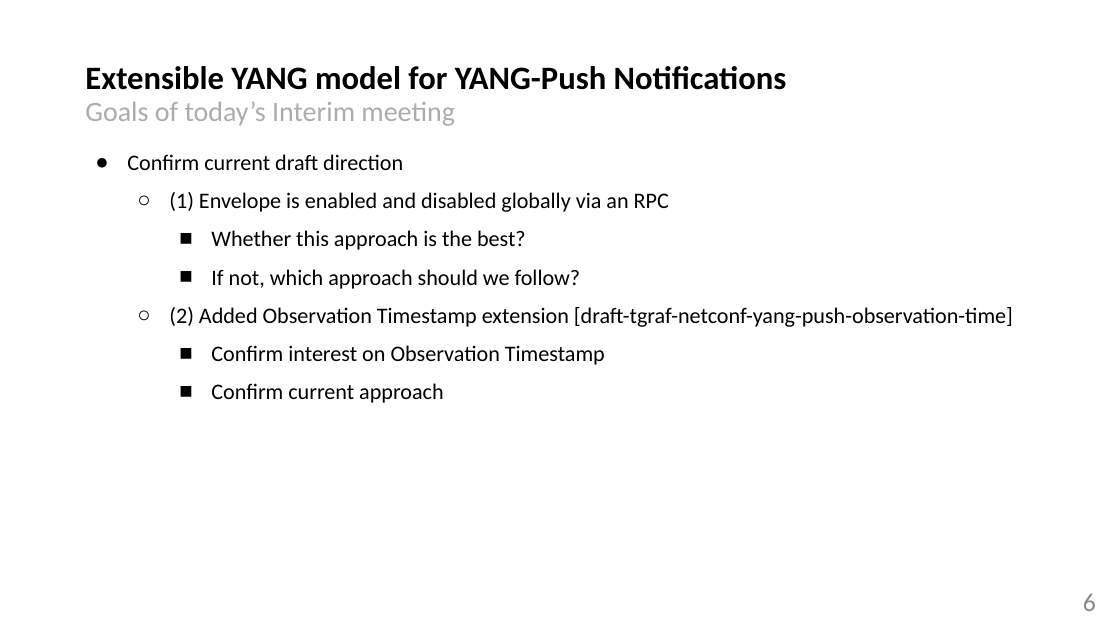
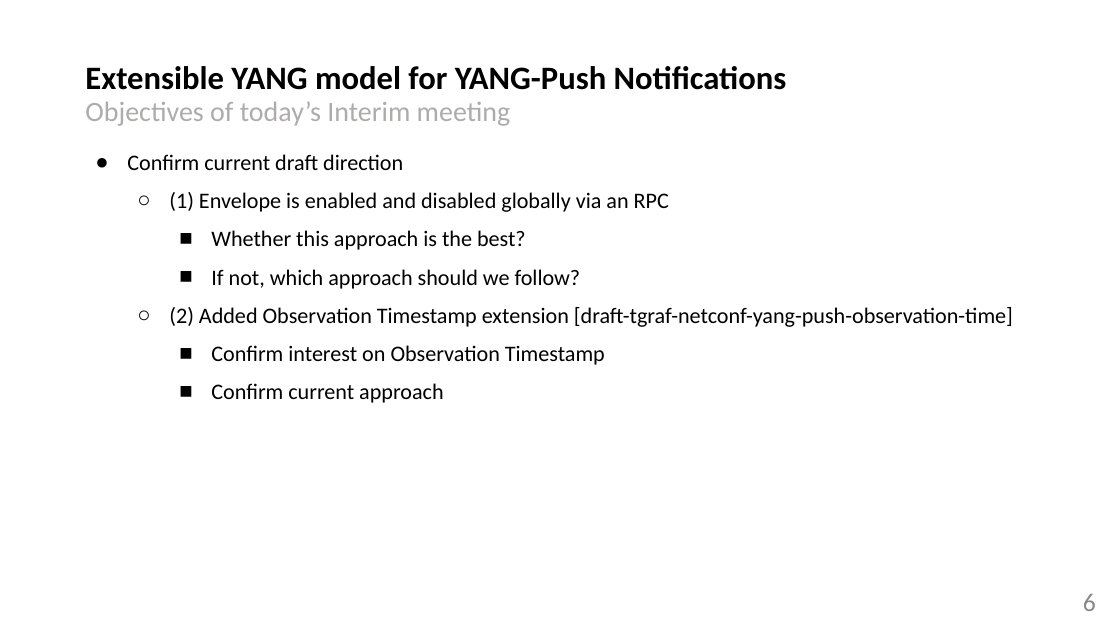
Before and after one commit to network-analytics/ietf-network-analytics-document-status, a slide deck: slide 6 of 122/NETCONF/netconf-nmop-interim-draft-netana-netconf-notif-envelope-02.pptx. Drawn at 1120x630 pixels with LibreOffice and Linux fonts; fonts in the diff are those of the drawing. Boxes give left, top, right and bottom in pixels: in the first picture for what was removed or moved away, otherwise in the second. Text is boxed around its words. In the diff, an @@ line names an element or a change of style, - is before the commit and + after.

```diff
--- a/122/NETCONF/netconf-nmop-interim-draft-netana-netconf-notif-envelope-02.pptx
+++ b/122/NETCONF/netconf-nmop-interim-draft-netana-netconf-notif-envelope-02.pptx
@@ title at <box>85,66,787,126</box>: text changed @@
-Extensible YANG model for YANG-Push Notifications
-Goals of today’s Interim meeting
+Extensible YANG model for YANG-Push Notifications
+Objectives of today’s Interim meeting
```
Also in this commit, not shown: 1 other slide changed, 1 other file.
